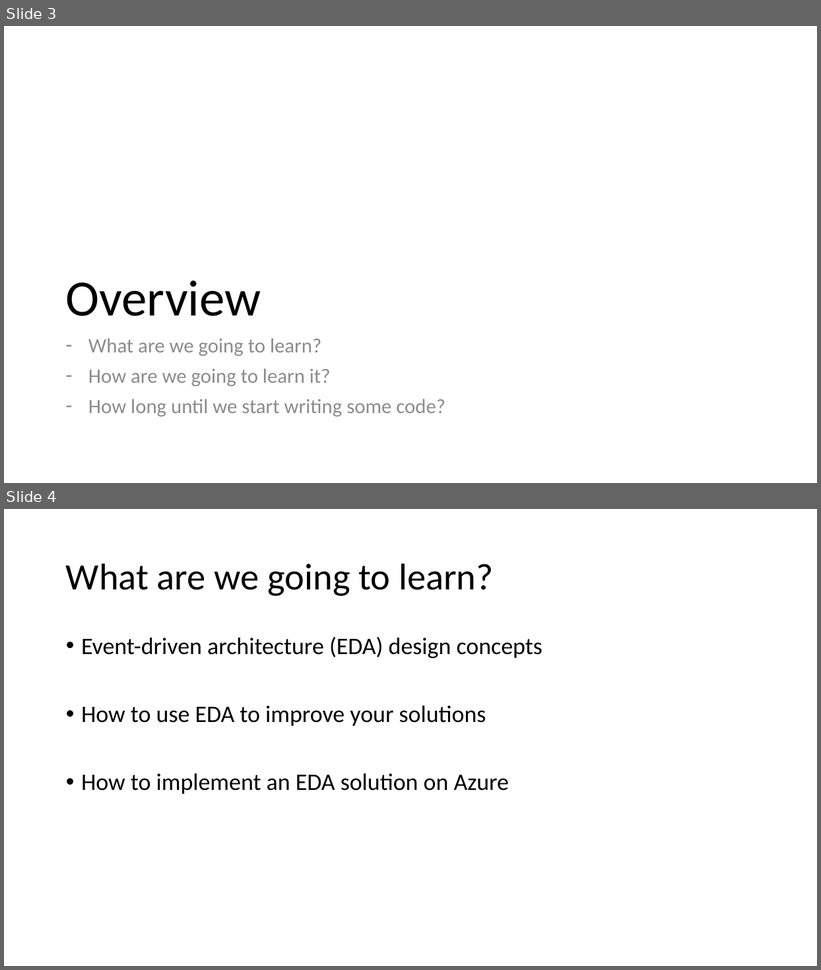
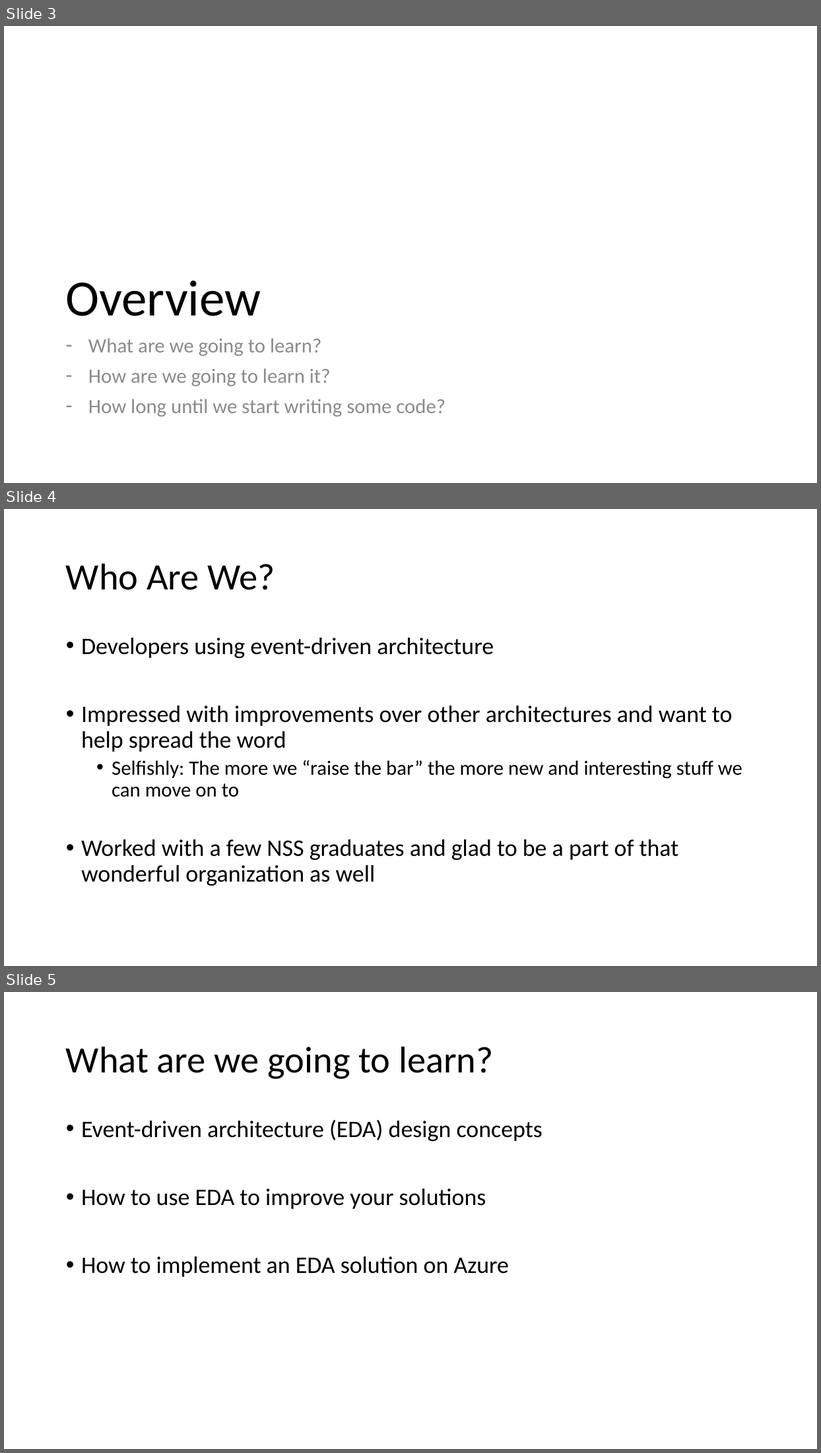
Before and after one commit to scottctr/EdaWorkshop, a slide deck: EventDrivenArchitectureWorkshop.pptx. Shown one above the other, each under a label of ours: slides 3 and 4 before the commit, slides 3, 4 and 5 after it. The pictures are 821x970 and 821x1453 pixels, drawn with LibreOffice and Linux fonts; fonts in the diff are those of the drawing. Boxes give left, top, right and bottom in pixels: in the first picture for what was removed or moved away, otherwise in the second. Text is boxed around its words. In the diff, an @@ line names an element or a change of style, - is before the commit and + after.

Commit message:
UI improvements and minor updates to presentation

```diff
--- a/EventDrivenArchitectureWorkshop.pptx
+++ b/EventDrivenArchitectureWorkshop.pptx
@@ slide 4 added at bbox=[4, 509, 817, 966], background #FFFFFF @@
@@ title added at bbox=[66, 563, 275, 590], 44 pt, text #000000 @@
+Who Are We?
@@ text added at bbox=[81, 638, 743, 886], 28 pt, text #000000 @@
+• Developers using event-driven architecture
+• Impressed with improvements over other architectures and want to help spread the word
+  • Selfishly: The more we “raise the bar” the more new and interesting stuff we can move on to
+• Worked with a few NSS graduates and glad to be a part of that wonderful organization as well
@@ what was slide 4 is now slide 5 @@
```
Also in this commit, not shown: 2 slides changed, 6 other slides added, 7 other files.
